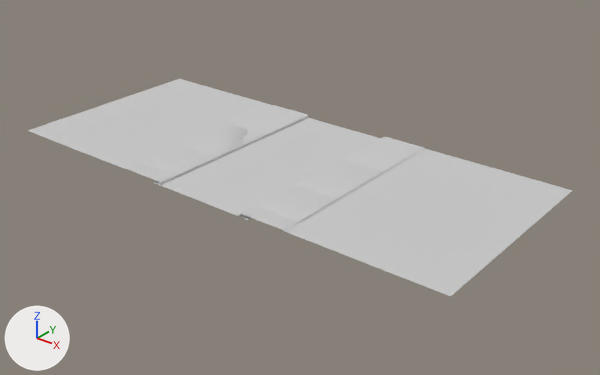
Before and after pictures for a commit that changed the FBX model Assets/Models/Daytime/Road02.fbx.
Rendered twice from a camera (50 mm lens) standing at (19.7, -23.2, 13.5) and looking at (1.0, 0.1, -0.9). Every picture has the same lights, and +X, +Y and +Z are marked at lower left. Where no turn or scale is listed for an object, it has been applied to the vertices.

Names of what the first picture shows: 'Road02'.
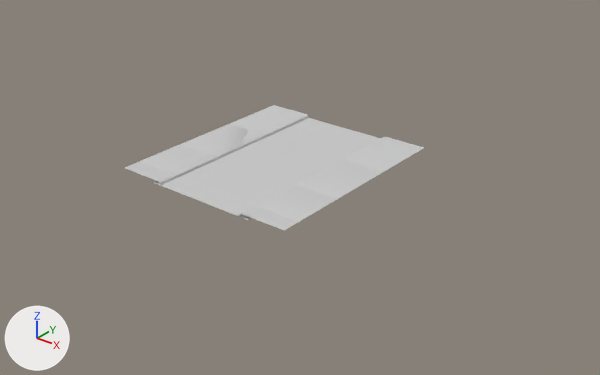
The change, as JSON lines over the scene's bpy script:
```json
{"block": "me_mesh", "where": "me_mesh.from_pydata(...)  # 347 vertices, 509 faces; spans x -10.3..10.3, y -4.5..4.5, z 0.0..0.2"}
{"block": "me_mesh", "where": "# used by ob_road02; location = (0.0, 0.0, 0.0)"}
{"block": "me_mesh", "change": "me_mesh part 1: the loose piece of 4 vertices spanning x -10.3..-3.9, y -4.5..4.5, z 0.1 is deleted"}
{"block": "me_mesh", "change": "me_mesh part 2: the loose piece of 4 vertices spanning x 4.0..10.3, y -4.5..4.5, z 0.1 is deleted"}
```

Location of each change, (x1, y1, x2, y2) in pixels of the pictures (600 x 375 px):
```json
{"object": "Road02", "change": "reshaped", "before": [28, 79, 573, 297], "after": [125, 105, 424, 230], "on screen": "45% narrower, 42% shorter"}
{"part": 1, "of": "me_mesh", "change": "deleted", "before": [28, 79, 273, 169]}
{"part": 2, "of": "me_mesh", "change": "deleted", "before": [283, 148, 573, 297]}
```
